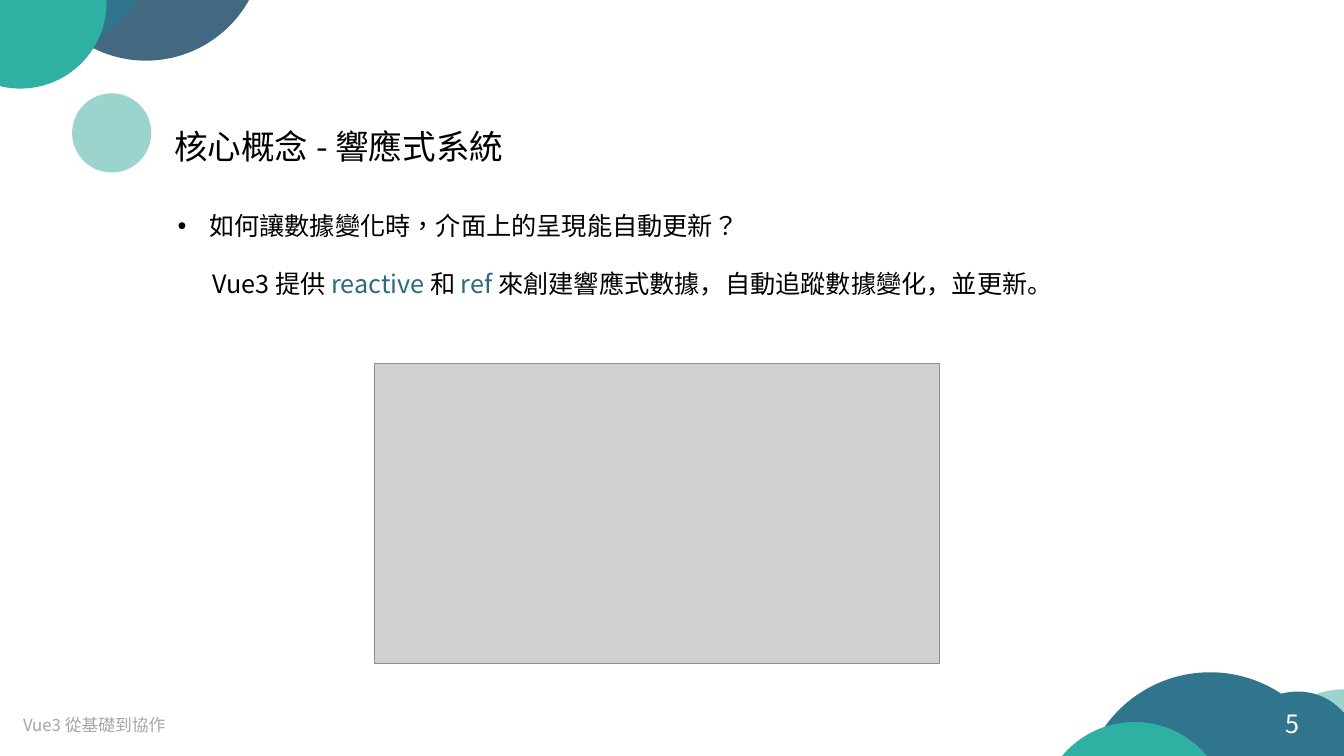
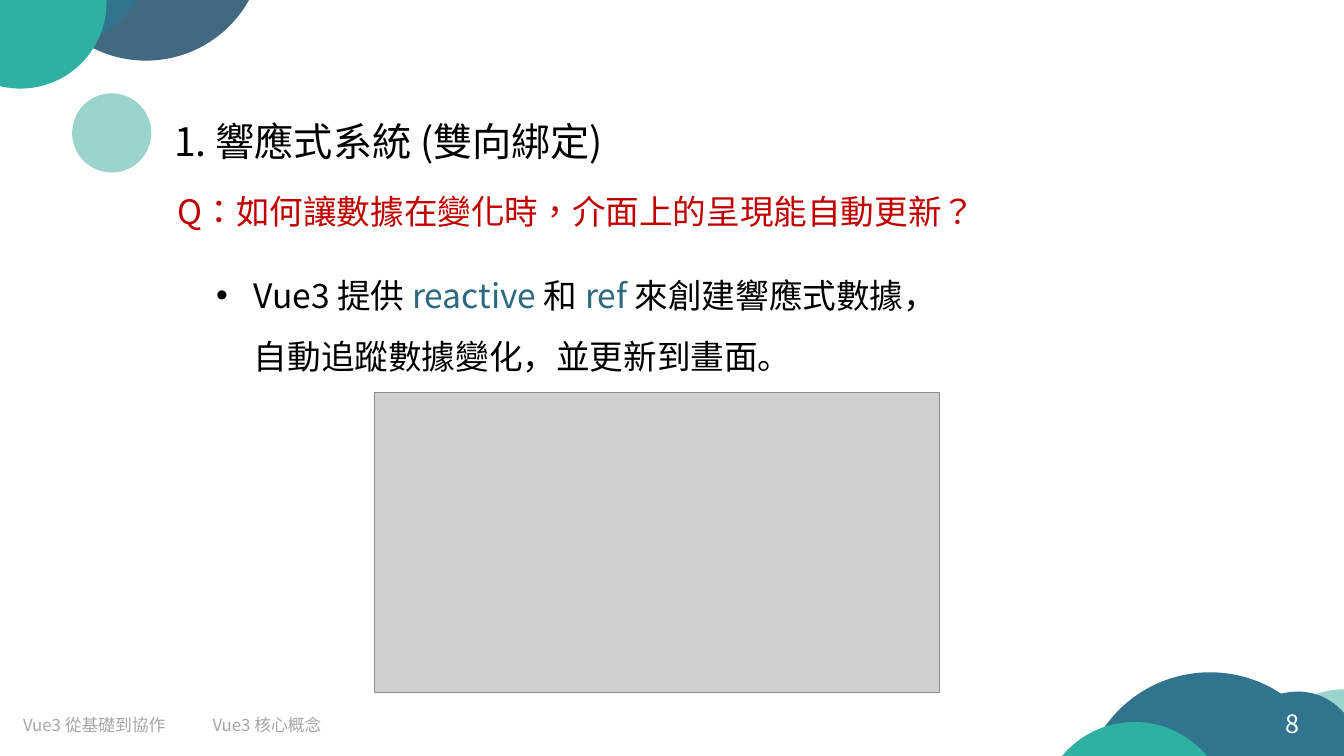
Before and after one commit to arx827/myDrive, a slide deck: slide 8 of Vue.js 從基礎到協作.pptx (slide 5 before the commit). Drawn at 1344x756 pixels with LibreOffice and Linux fonts; fonts in the diff are those of the drawing; grey boxes stand for pictures. Boxes give left, top, right and bottom in pixels: in the first picture for what was removed or moved away, otherwise in the second. Text is boxed around its words. In the diff, an @@ line names an element or a change of style, - is before the commit and + after.

```diff
--- a/Vue.js 從基礎到協作.pptx
+++ b/Vue.js 從基礎到協作.pptx
@@ text at (x1=174, y1=122, x2=603, y2=164): text changed; size 24 to 28 pt @@
-核心概念 - 響應式系統
+1. 響應式系統 (雙向綁定)
@@ text at (x1=178, y1=195, x2=976, y2=230): text changed; size 18 to 24 pt; text colour #000000 to #C00000 @@
-• 如何讓數據變化時，介面上的呈現能自動更新？
+Q：如何讓數據在變化時，介面上的呈現能自動更新？
@@ text at (x1=254, y1=279, x2=937, y2=373): text changed; size 18 to 24 pt @@
-Vue3 提供 reactive 和 ref 來創建響應式數據，自動追蹤數據變化，並更新。
+• Vue3 提供 reactive 和 ref 來創建響應式數據，
+  自動追蹤數據變化，並更新到畫面。
@@ picture moved from (x1=375, y1=363, x2=941, y2=663) to (x1=375, y1=392, x2=941, y2=693) @@
@@ text added at (x1=213, y1=717, x2=321, y2=732), 12 pt, text #A6A6A6 @@
+Vue3 核心概念
@@ page number at (x1=1286, y1=714, x2=1300, y2=734): text changed @@
-5
+8
```
Also in this commit, not shown: 27 other slides changed, 5 slides added, 1 other file.
